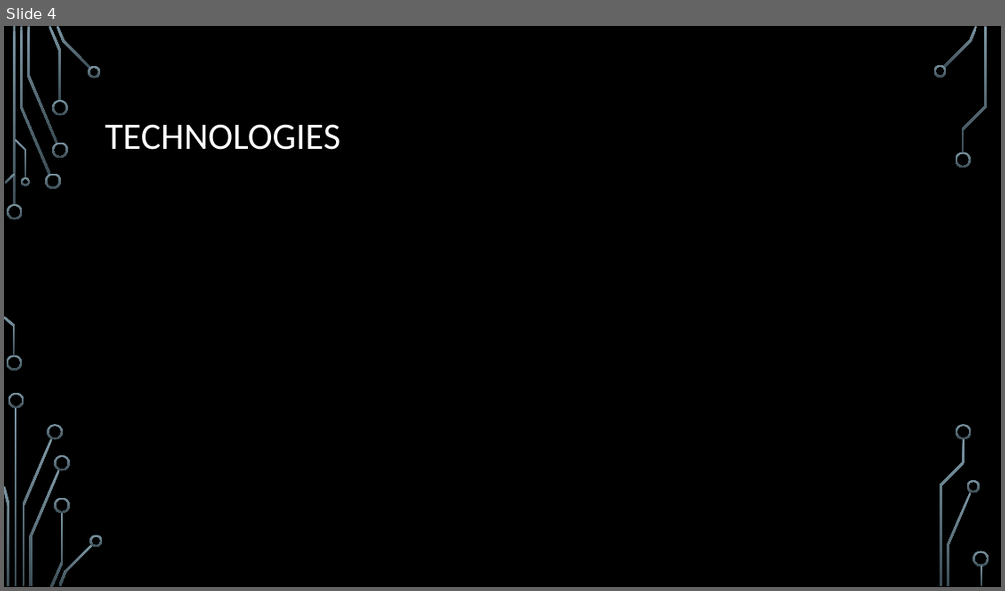
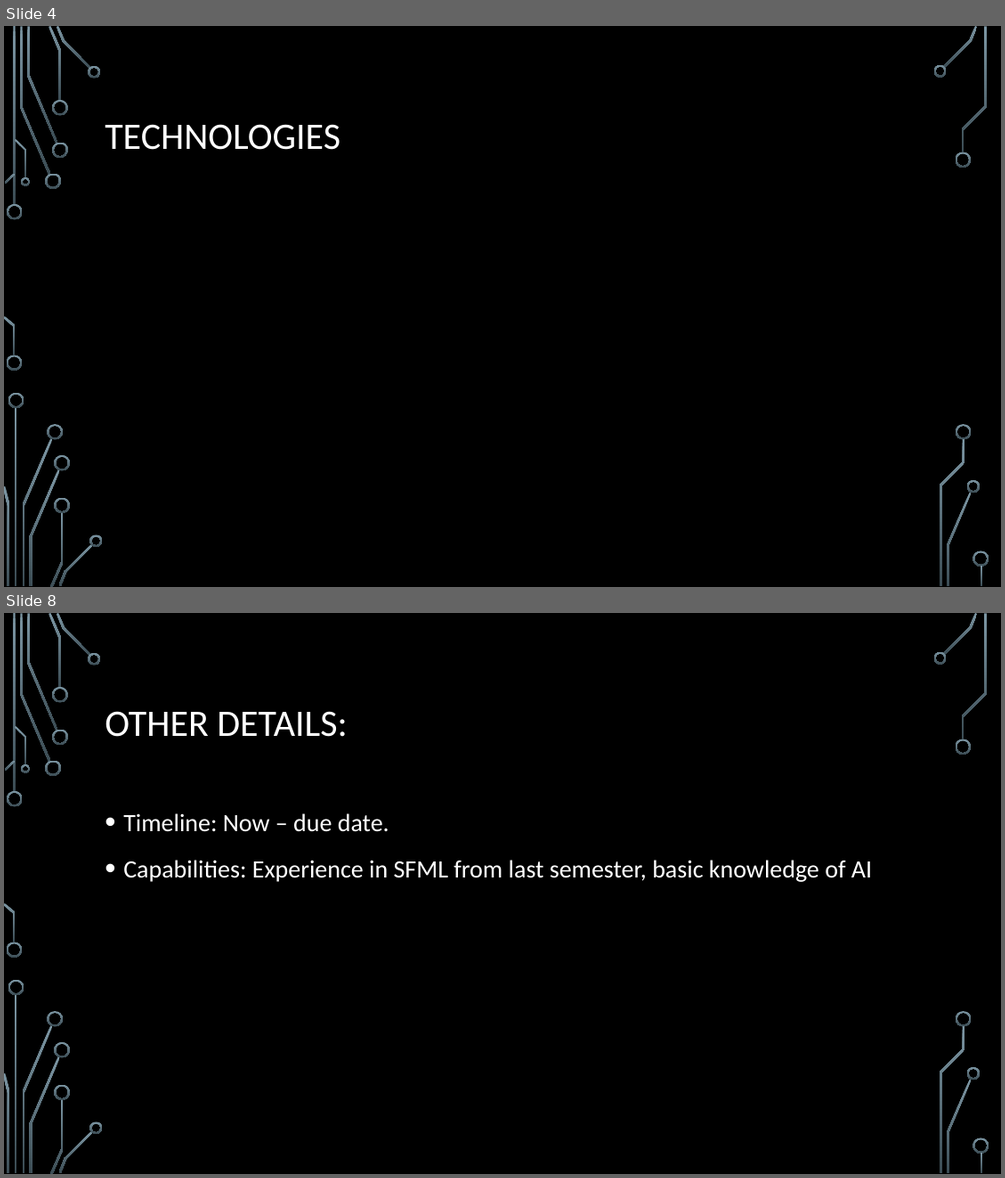
Before and after one commit to scholj05/GameProg_ass1, a slide deck: resources/Assignment 1 proposal.pptx. Shown one above the other, each under a label of ours: slide 4 before the commit, slides 4 and 8 after it; the slides between them are not shown. The pictures are 1005x591 and 1005x1178 pixels, drawn with LibreOffice and Linux fonts; fonts in the diff are those of the drawing; background and template pictures are left out. Boxes give left, top, right and bottom in pixels: in the first picture for what was removed or moved away, otherwise in the second. Text is boxed around its words. In the diff, an @@ line names an element or a change of style, - is before the commit and + after.

```diff
--- a/resources/Assignment 1 proposal.pptx
+++ b/resources/Assignment 1 proposal.pptx
@@ slide 8 added at <box>4,613,1001,1174</box>, background picture (left out); not listed: 36 template elements that a slide beside it also shows @@
@@ title added at <box>105,711,347,737</box>, 36 pt, text #FFFFFF @@
+OTHER DETAILS:
@@ text added at <box>123,813,872,882</box>, 24 pt, text #FFFFFF @@
+• Timeline: Now – due date.
+• Capabilities: Experience in SFML from last semester, basic knowledge of AI
```
Also in this commit, not shown: 1 slide changed, 5 other slides added.
